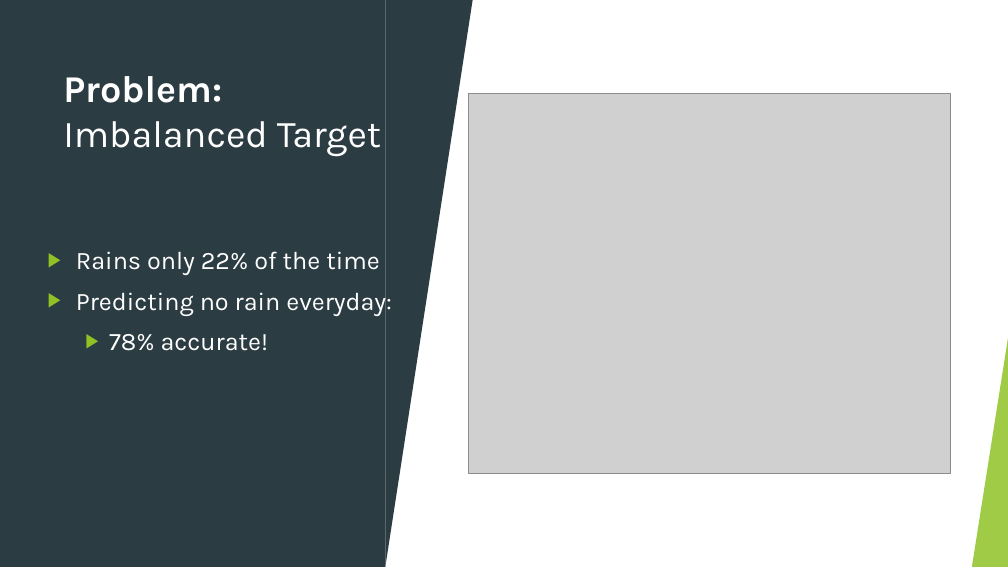
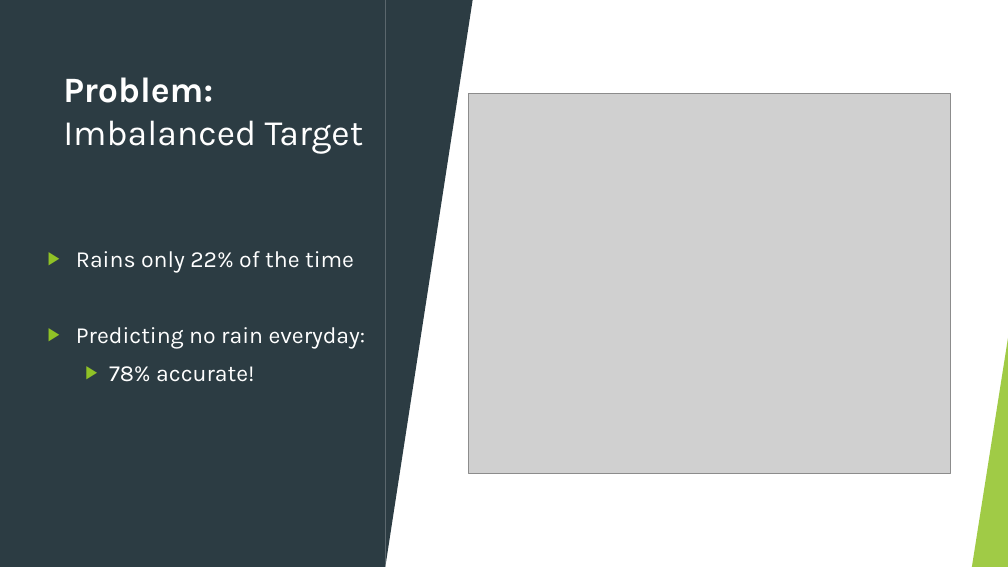
Before and after one commit to arcaputo3/dsc-3-final-project-online-ds-sp-000, a slide deck: slide 4 of rain_predict_aus.pptx. Drawn at 1008x567 pixels with LibreOffice and Linux fonts; fonts in the diff are those of the drawing; grey boxes stand for pictures. Boxes give left, top, right and bottom in pixels: in the first picture for what was removed or moved away, otherwise in the second. Text is boxed around its words. In the diff, an @@ line names an element or a change of style, - is before the commit and + after.

```diff
--- a/rain_predict_aus.pptx
+++ b/rain_predict_aus.pptx
@@ title "Problem: Imbalanced Target" at <box>63,77,364,154</box>: size 36 to 34 pt @@
@@ text "Rains only 22% of the ..." at <box>76,251,366,382</box>: size 24 to 22 pt @@
```
Also in this commit, not shown: 2 other slides changed, 1 slide added, 1 other file.
